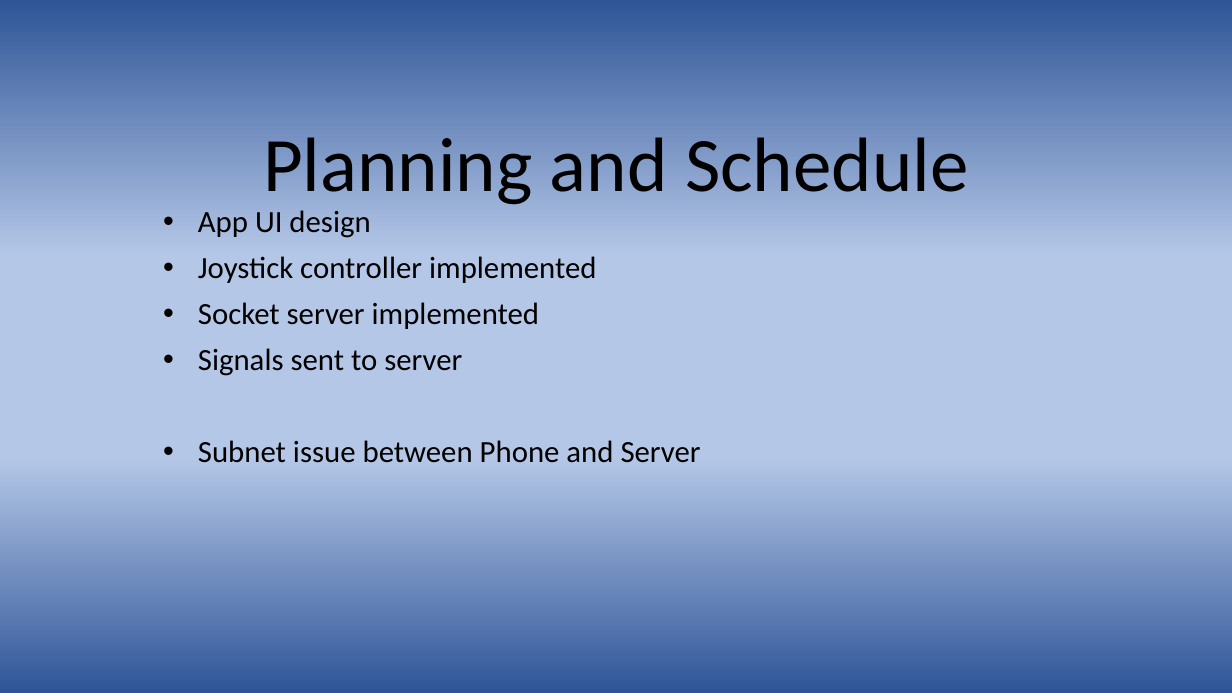
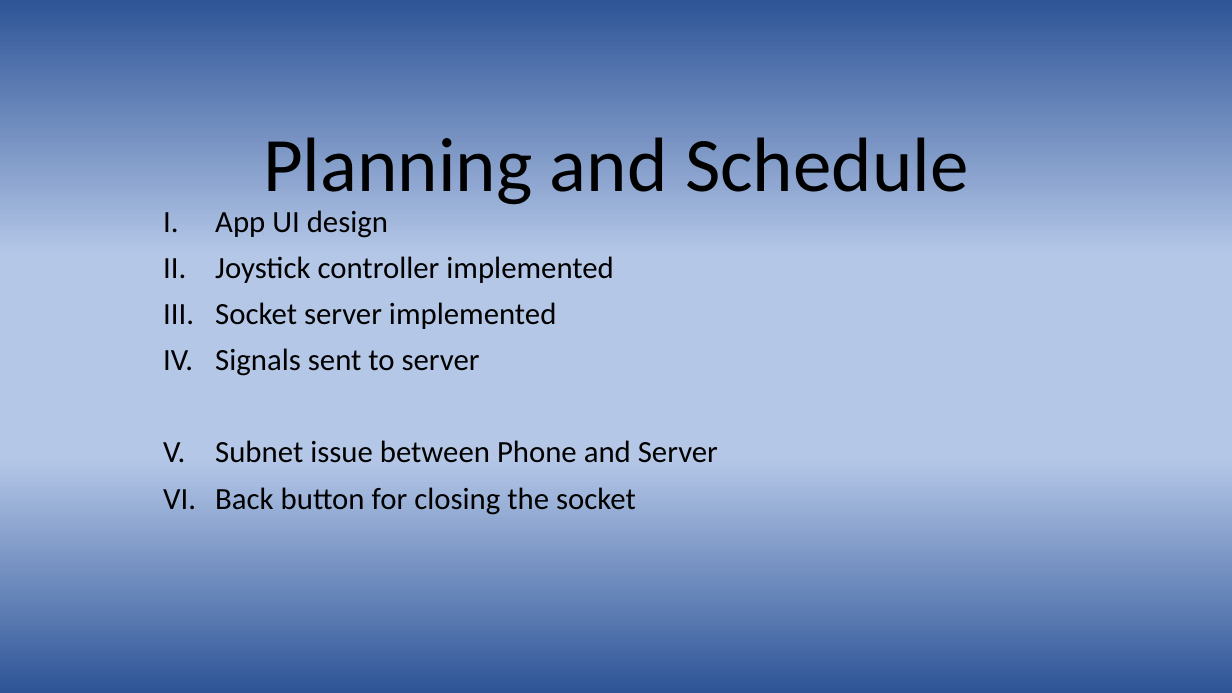
Before and after one commit to d-mariano/DeltaFountains, a slide deck: slide 7 of PresentDemo/Delta Fountains.pptx. Drawn at 1232x693 pixels with LibreOffice and Linux fonts; fonts in the diff are those of the drawing. Boxes give left, top, right and bottom in pixels: in the first picture for what was removed or moved away, otherwise in the second. Text is boxed around its words. In the diff, an @@ line names an element or a change of style, - is before the commit and + after.

```diff
--- a/PresentDemo/Delta Fountains.pptx
+++ b/PresentDemo/Delta Fountains.pptx
@@ subtitle at <box>215,210,718,463</box>: bullet • to I. @@
@@ subtitle at <box>215,487,636,515</box>: paragraph added @@
+VI. Back button for closing the socket
```
Also in this commit, not shown: 2 other slides changed, 1 slide added.
